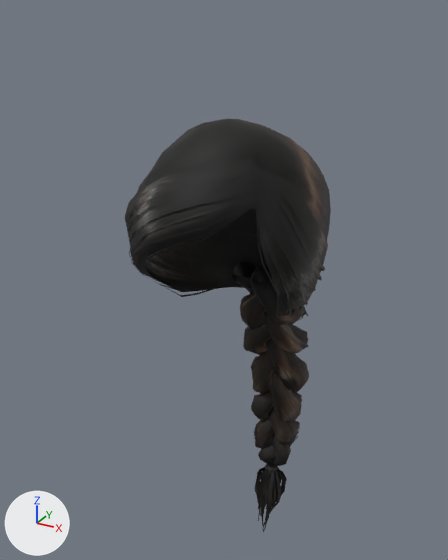
One commit to the glTF model app/assets/humans/female/braid01.glb: the scene before it, then after it.
Before and after are seen from a camera (50 mm lens) standing at (0.273, -0.554, 1.695) and looking at (-0.03, -0.002, 1.419). Arrows for +X, +Y and +Z are at lower left; the lights stay in place. The first picture is the older version. Vertices at exactly the same position are counted once.

Names of what the first picture shows: 'part_braid01'.
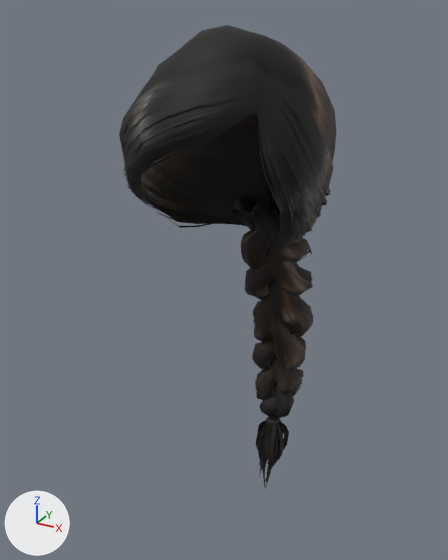
The newer file adds a shape key; the second version is drawn at full value of the shape key 'torso_long' of 'part_braid01', and the change is written as the vertex moves it makes.

What changed in the scene script:
```text
Change me_braid01:
    used by ob_part_braid01; location = (0.0, 0.0, 0.0)
    remove me_braid01.from_pydata(...)  # 4384 vertices, 5518 faces; spans x -0.093..0.091, y -0.147..0.103, z 1.017..1.603
    add me_braid01.from_pydata(...)  # 4384 vertices, 5518 faces; spans x -0.093..0.091, y -0.147..0.104, z 1.095..1.681
    me_braid01 part 1: the loose piece of 60 vertices spanning x -0.092..0.09, y -0.143..0.067, z 1.41..1.554 is moved by (0.0, 0.0, 0.078)
    me_braid01 part 2: the loose piece of 56 vertices spanning x -0.062..0.07, y -0.145..0.069, z 1.384..1.542 is moved by (0.0, 0.0, 0.078)
    me_braid01 part 3: the loose piece of 56 vertices spanning x -0.076..0.078, y -0.147..0.066, z 1.39..1.544 is moved by (0.0, 0.0, 0.078)
    me_braid01 part 4: the loose piece of 56 vertices spanning x -0.093..0.091, y -0.132..0.063, z 1.427..1.567 is moved by (0.0, 0.0, 0.078)
    me_braid01 part 5: the loose piece of 58 vertices spanning x -0.092..0.09, y -0.136..0.062, z 1.417..1.562 is moved by (0.0, 0.0, 0.078)
    me_braid01 part 6: the loose piece of 58 vertices spanning x -0.085..0.088, y -0.146..0.066, z 1.401..1.548 is moved by (0.0, 0.0, 0.078)
    me_braid01 part 7: the loose piece of 56 vertices spanning x -0.081..0.083, y -0.147..0.065, z 1.394..1.545 is moved by (0.0, 0.0, 0.078)
    me_braid01 part 8: the loose piece of 56 vertices spanning x -0.07..0.075, y -0.147..0.07, z 1.387..1.543 is moved by (0.0, 0.0, 0.078)
    me_braid01 part 9: the loose piece of 74 vertices spanning x -0.035..0.017, y 0.028..0.084, z 1.127..1.416 is moved by (0.0, 0.0, 0.078)
    me_braid01 part 10: the loose piece of 315 vertices spanning x -0.09..0.091, y -0.147..0.07, z 1.384..1.603 is moved by (0.0, 0.0, 0.078)
    me_braid01 part 11: the loose piece of 18 vertices spanning x 0.004..0.027, y 0.052..0.074, z 1.021..1.125 is moved by (0.0, 0.0, 0.078)
    me_braid01 part 12: the loose piece of 18 vertices spanning x 0.003..0.025, y 0.057..0.077, z 1.034..1.125 is moved by (0.0, 0.0, 0.078)
    me_braid01 part 13: the loose piece of 18 vertices spanning x 0.004..0.025, y 0.05..0.072, z 1.032..1.124 is moved by (0.0, 0.0, 0.078)
    me_braid01 part 14: the loose piece of 18 vertices spanning x -0.014..0.002, y 0.052..0.069, z 1.043..1.125 is moved by (0.0, 0.0, 0.078)
    me_braid01 part 15: the loose piece of 18 vertices spanning x -0.008..0.006, y 0.051..0.068, z 1.05..1.124 is moved by (0.0, 0.0, 0.078)
    me_braid01 part 16: 2680 of the vertices in x -0.038..0.048, y 0.011..0.101, z 1.017..1.425 are moved by (0.0, 0.0, 0.078)
    me_braid01 part 17: 50 of the vertices in x -0.037..0.051, y 0.031..0.085, z 1.316..1.35 are moved by (0.0, 0.001, 0.078)
    me_braid01 part 18: 58 of the vertices in x -0.039..0.045, y 0.048..0.087, z 1.281..1.315 are moved by (0.0, 0.002, 0.078)
    me_braid01 part 19: 30 of the vertices in x 0.026..0.035, y 0.057..0.088, z 1.143..1.177 are moved by (0.0, 0.002, 0.078)
    me_braid01 part 20: 191 of the vertices in x -0.032..0.047, y 0.052..0.101, z 1.175..1.284 are moved by (0.0, 0.003, 0.078)
    other edits to the shape of me_braid01 do not show in these pictures
```

Boxes (x1, y1, x2, y2) around the edits, measured in the pictures (448 x 560 px; the box of a moved part takes in the faces that stretch with it):
'part_braid01', reshaped (12% taller)
    before: (125, 119, 331, 533)
    after: (119, 25, 336, 488)
part 1 of me_braid01, moved or reshaped
    before: (129, 190, 316, 291)
    after: (124, 94, 321, 217)
part 2 of me_braid01, moved or reshaped
    before: (143, 208, 287, 316)
    after: (139, 112, 293, 244)
part 3 of me_braid01, moved or reshaped
    before: (132, 204, 295, 315)
    after: (126, 109, 299, 240)
part 4 of me_braid01, moved or reshaped
    before: (125, 176, 325, 271)
    after: (120, 78, 331, 196)
part 5 of me_braid01, moved or reshaped
    before: (127, 182, 322, 280)
    after: (121, 85, 327, 205)
part 6 of me_braid01, moved or reshaped
    before: (129, 200, 308, 306)
    after: (124, 103, 312, 231)
part 7 of me_braid01, moved or reshaped
    before: (133, 202, 301, 310)
    after: (127, 107, 305, 236)
part 8 of me_braid01, moved or reshaped
    before: (136, 206, 289, 316)
    after: (131, 110, 294, 243)
part 9 of me_braid01, moved or reshaped
    before: (253, 352, 267, 385)
    after: (233, 207, 269, 333)
part 10 of me_braid01, moved or reshaped
    before: (125, 119, 331, 313)
    after: (119, 25, 336, 243)
part 11 of me_braid01, moved or reshaped
    before: (264, 470, 285, 530)
    after: (266, 423, 287, 486)
part 12 of me_braid01, moved or reshaped
    before: (265, 469, 287, 518)
    after: (281, 422, 289, 441)
part 13 of me_braid01, moved or reshaped
    before: (264, 471, 281, 525)
    after: (265, 423, 284, 482)
part 14 of me_braid01, moved or reshaped
    before: (255, 468, 265, 516)
    after: (257, 421, 266, 470)
part 15 of me_braid01, moved or reshaped
    before: (257, 472, 268, 514)
    after: (258, 424, 270, 468)
part 16 of me_braid01, moved or reshaped
    before: (233, 262, 308, 533)
    after: (233, 197, 312, 488)
part 17 of me_braid01, moved or reshaped
    before: (241, 316, 308, 353)
    after: (242, 256, 313, 293)
part 18 of me_braid01, moved or reshaped
    before: (243, 339, 309, 383)
    after: (245, 278, 313, 325)
part 19 of me_braid01, moved or reshaped
    before: (276, 431, 298, 465)
    after: (278, 378, 302, 417)
part 20 of me_braid01, moved or reshaped
    before: (251, 361, 309, 440)
    after: (253, 306, 314, 389)
